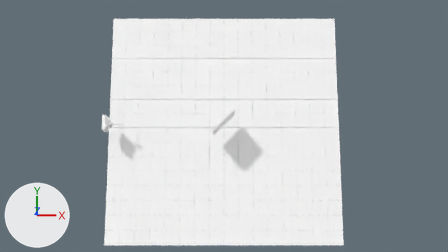
What one commit did to the Blender file lvl1.blend.
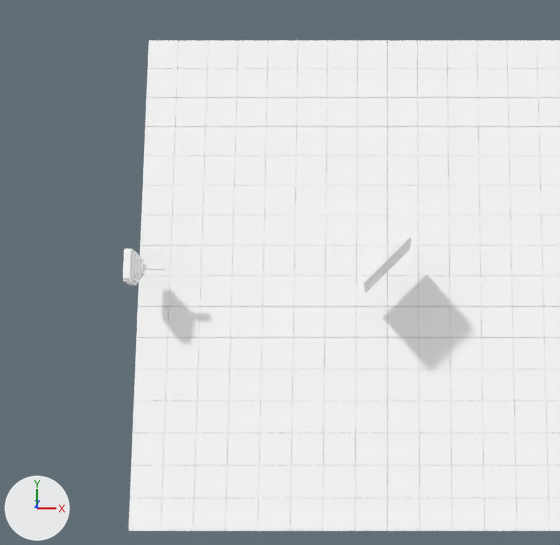
Each version is shown from the file's camera 'Camera', then close up on the part from 10% to 68% of the width and 0% to 100% of the height. Lighting does not change. The marker at lower left points along +X, +Y and +Z.

Script lines for the objects in view, before the commit:
```python
ob_blackwhite_tile1_340 = bpy.data.objects.new('BlackWhite_Tile1.340', me_blackwhite_tile1)
ob_blackwhite_tile1_340.location = (-0.5, -7.5, 0.0)
ob_blackwhite_tile1_340.rotation_euler = (1.571, 0.0, 0.0)  # degrees (90, 0, 0)
ob_blackwhite_tile1_340.scale = (0.062, 0.062, 0.062)
ob_greeb = bpy.data.objects.new('Greeb', me_cube_002)
ob_greeb.location = (1.9, -1.3, 0.0)
ob_greendinosaur = bpy.data.objects.new('GreenDinosaur', me_dinosaur)
ob_greendinosaur.location = (0.0, 0.0, 0.0)
ob_reb = bpy.data.objects.new('Reb', me_cube_003)
ob_reb.location = (1.9, 1.4, 0.0)
ob_reciever_on3 = bpy.data.objects.new('Reciever_On3', me_reciever_on3)
ob_reciever_on3.parent = ob_recieve_controll
ob_reciever_on3.location = (0.0, 0.0, 0.0)
ob_reciever_on3.scale = (0.0714, 0.0714, 0.0714)
ob_reddinosaur = bpy.data.objects.new('RedDinosaur', me_dinosaur_001)
ob_reddinosaur.location = (0.0, 0.0, 0.0)
# also in view: 'BlackWhite_Tile1.169' at (4.5, 4.5, 0.0); 'BlackWhite_Tile1.194' at (-1.5, 5.5, 0.0); 'BlackWhite_Tile1.199' at (-1.5, 7.5, 0.0); 'BlackWhite_Tile1.192' at (-1.5, 4.5, 0.0); 'BlackWhite_Tile1.236' at (-5.5, -7.5, 0.0)
```
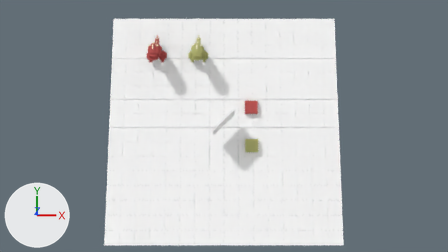
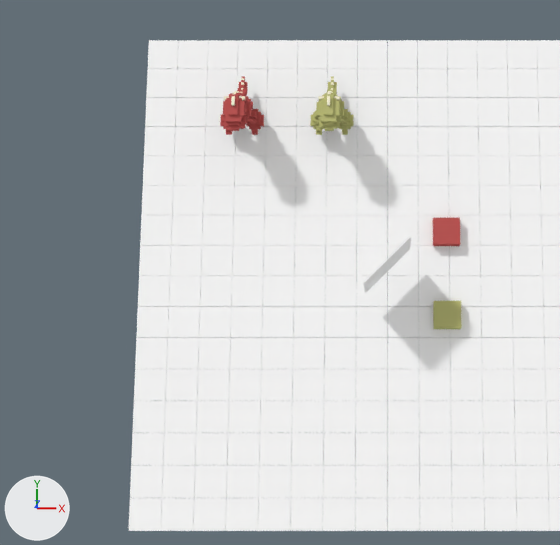
Scene script edits in JSON lines:
```json
{"op": "add", "block": "ob_reciever_on3", "code": "ob_reciever_on3.hide_set(True)  # its collection is switched off"}
{"op": "remove", "block": "ob_greeb", "code": "ob_greeb.hide_set(True)  # its collection is switched off"}
{"op": "remove", "block": "ob_greendinosaur", "code": "ob_greendinosaur.hide_set(True)  # its collection is switched off"}
{"op": "set", "path": "ob_greendinosaur.location", "old": "(0.0, 0.0, 0.0)", "new": "(-1.81, 5.09, 1.42)"}
{"op": "set", "path": "ob_greendinosaur.rotation_euler", "old": "(0.0, 0.0, 0.0)", "new": "(0.0, 0.0, 1.571)", "note": "degrees (0, 0, 0) -> degrees (0, 0, 90)"}
{"op": "remove", "block": "ob_reb", "code": "ob_reb.hide_set(True)  # its collection is switched off"}
{"op": "remove", "block": "ob_reddinosaur", "code": "ob_reddinosaur.hide_set(True)  # its collection is switched off"}
{"op": "set", "path": "ob_reddinosaur.location", "old": "(0.0, 0.0, 0.0)", "new": "(-4.73, 5.09, 1.42)"}
{"op": "set", "path": "ob_reddinosaur.rotation_euler", "old": "(0.0, 0.0, 0.0)", "new": "(0.0, 0.0, 1.571)", "note": "degrees (0, 0, 0) -> degrees (0, 0, 90)"}
```

What differs and where, as boxes [x1, y1, x2, y2] in the close-ups (560 x 545 px):
```json
{"object": "RedDinosaur", "change": "shown", "after": [220, 76, 264, 135], "on screen": "brown"}
{"object": "GreenDinosaur", "change": "shown", "after": [310, 76, 353, 135]}
{"object": "Greeb", "change": "shown", "after": [433, 301, 461, 329]}
{"object": "Reciever_On3", "change": "hidden", "before": [123, 249, 165, 285]}
{"object": "Reb", "change": "shown", "after": [433, 218, 460, 246]}
```
